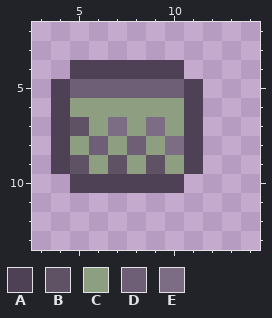
File history of a pixel-art file, art/overworld/fog_machine_overworld.aseprite. That is the earlier state.
16x16 pixels, 1 frame. Shown: x 3..14, y 2..13.
Palette (. is transparent): A #4e4155  B #5f5265  C #8e9f81  D #6e5e76  E #7c6c84
The same view after the edit:
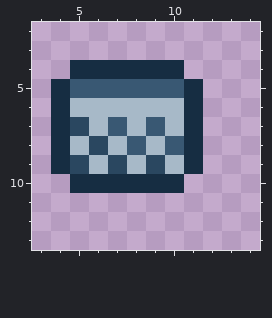
Diff:
{"colour":"A","old":"#4e4155","new":"#162d42"}
{"colour":"B","old":"#5f5265","new":"#2a4760"}
{"colour":"C","old":"#8e9f81","new":"#a7b9c8"}
{"colour":"D","old":"#6e5e76","new":"#395873"}
{"y":7,"x":7,"old":"E","new":"D"}
{"y":7,"x":9,"old":"E","new":"D"}
{"y":8,"x":6,"old":"D","new":"B"}
{"y":8,"x":10,"old":"E","new":"D"}
